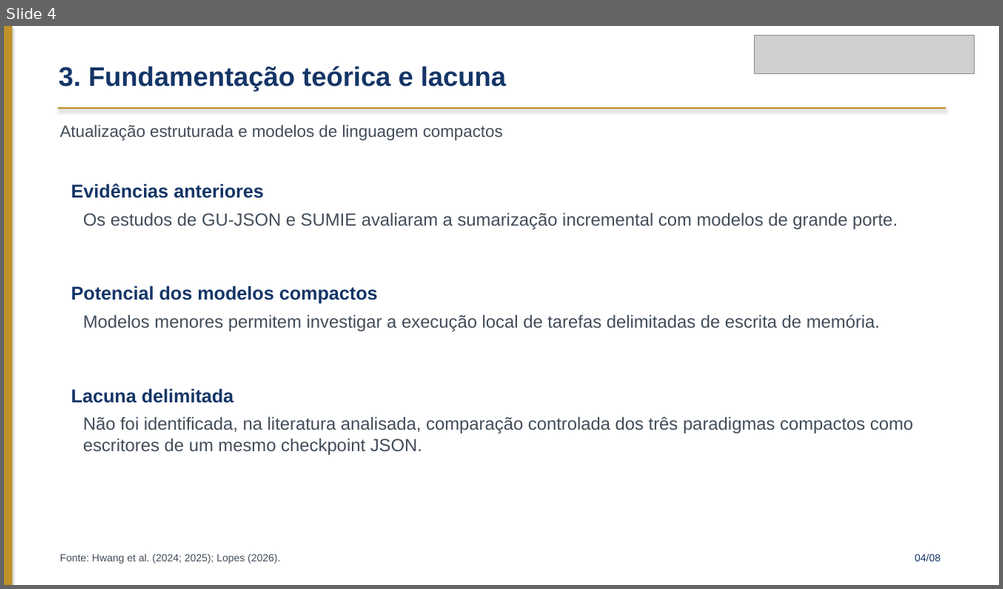
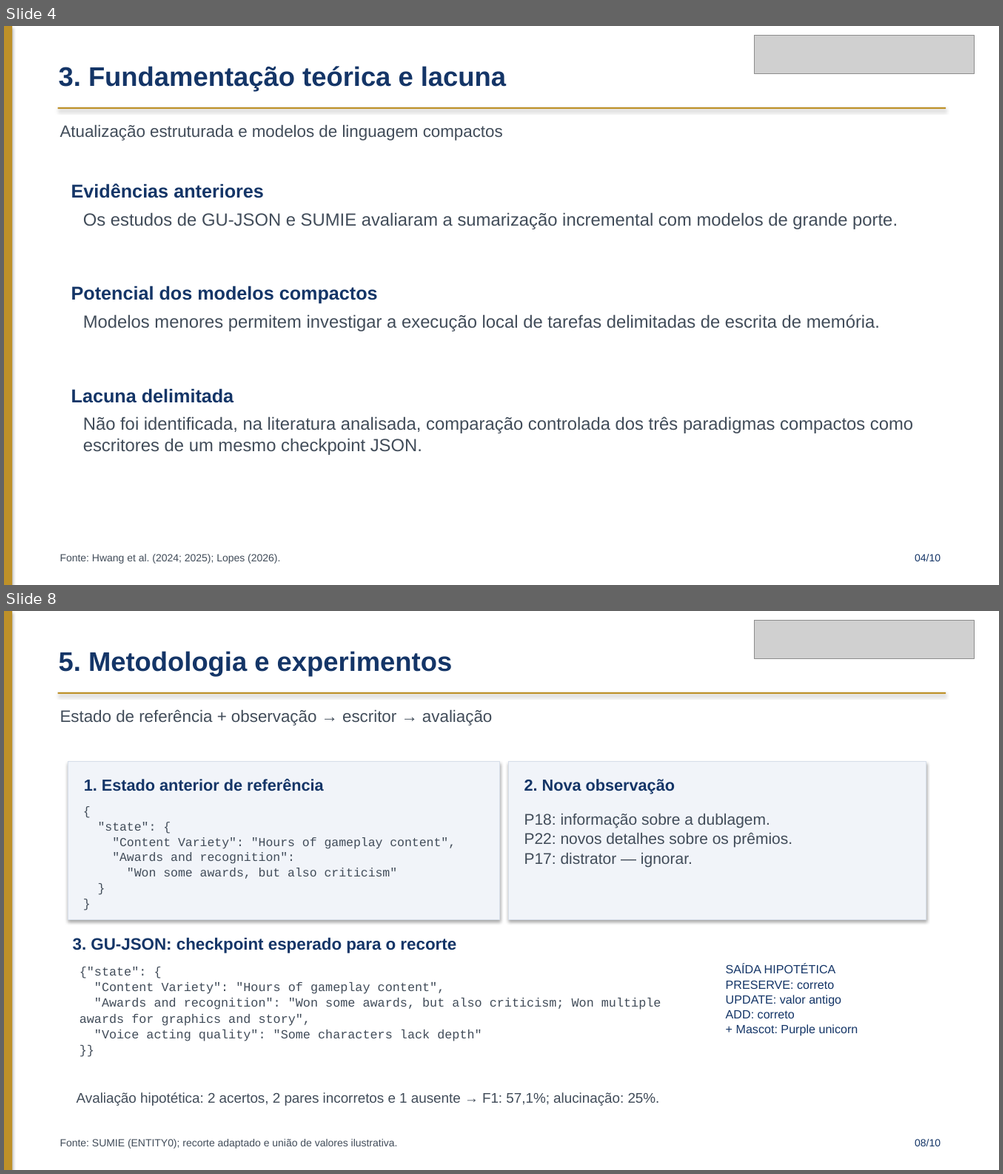
Before and after one commit to guisiq/tcc_harnes, a slide deck: TCC_Checkpoint_JSON_Obsidian/07_Artigo_TCC/Apresentacao_TCC_UNITINS_Academica_Quadro4.pptx. Shown one above the other, each under a label of ours: slide 4 before the commit, slides 4 and 8 after it; the slides between them are not shown. The pictures are 1003x589 and 1003x1174 pixels, drawn with LibreOffice and Linux fonts; fonts in the diff are those of the drawing; grey boxes stand for pictures. Boxes give left, top, right and bottom in pixels: in the first picture for what was removed or moved away, otherwise in the second. Text is boxed around its words. In the diff, an @@ line names an element or a change of style, - is before the commit and + after.

```diff
--- a/TCC_Checkpoint_JSON_Obsidian/07_Artigo_TCC/Apresentacao_TCC_UNITINS_Academica_Quadro4.pptx
+++ b/TCC_Checkpoint_JSON_Obsidian/07_Artigo_TCC/Apresentacao_TCC_UNITINS_Academica_Quadro4.pptx
@@ slide 8 added at bbox=[4, 611, 999, 1170], background #FFFFFF @@
@@ rectangle added at bbox=[4, 611, 12, 1170], fill #BE9129 @@
@@ picture added at bbox=[754, 620, 974, 659] @@
@@ text added at bbox=[59, 651, 452, 677], 26 pt, text #143567, bold @@
+5. Metodologia e experimentos
@@ rectangle added at bbox=[58, 692, 945, 694], fill #BE9129 @@
@@ text added at bbox=[60, 709, 492, 726], 16 pt, text #414C59 @@
+Estado de referência + observação → escritor → avaliação
@@ rectangle added at bbox=[68, 762, 499, 920], fill #F1F4F9, outline #D6DEE9 0.7 pt @@
@@ rectangle added at bbox=[509, 762, 926, 920], fill #F1F4F9, outline #D6DEE9 0.7 pt @@
@@ text added at bbox=[84, 778, 324, 792], 15.5 pt, text #143567, bold @@
+1. Estado anterior de referência
@@ text added at bbox=[524, 779, 674, 795], 15.5 pt, text #143567, bold @@
+2. Nova observação
@@ text added at bbox=[98, 822, 455, 879], 11.8 pt, text #414C59 @@
+{
+"state": {
+"Content Variety": "Hours of gameplay content",
+"Awards and recognition":
+"Won some awards, but also criticism"
+}
+}
@@ text added at bbox=[524, 814, 792, 867], 15 pt, text #414C59 @@
+P18: informação sobre a dublagem.
+P22: novos detalhes sobre os prêmios.
+P17: distrator — ignorar.
@@ text added at bbox=[73, 937, 456, 954], 16 pt, text #143567, bold @@
+3. GU-JSON: checkpoint esperado para o recorte
@@ text added at bbox=[726, 964, 858, 1037], 11.5 pt, text #143567 @@
+SAÍDA HIPOTÉTICA
+PRESERVE: correto
+UPDATE: valor antigo
+ADD: correto
++ Mascot: Purple unicorn
@@ text added at bbox=[79, 967, 661, 1042], 12 pt, text #414C59 @@
+{"state": {
+"Content Variety": "Hours of gameplay content",
+"Awards and recognition": "Won some awards, but also criticism; Won multiple awards for graphics and story",
+"Voice acting quality": "Some characters lack depth"
+}}
@@ text added at bbox=[77, 1093, 660, 1106], 13.5 pt, text #414C59 @@
+Avaliação hipotética: 2 acertos, 2 pares incorretos e 1 ausente → F1: 57,1%; alucinação: 25%.
@@ text added at bbox=[60, 1139, 398, 1149], 10 pt, text #414C59 @@
+Fonte: SUMIE (ENTITY0); recorte adaptado e união de valores ilustrativa.
@@ text added at bbox=[914, 1139, 940, 1147], 10 pt, text #143567 @@
+08/10
@@ slide 4 changed as well @@
@@ text at bbox=[914, 554, 940, 562]: text changed @@
-04/08
+04/10
```
Also in this commit, not shown: 6 other slides changed, 2 other slides added, 1 slide removed, 4 other files.
